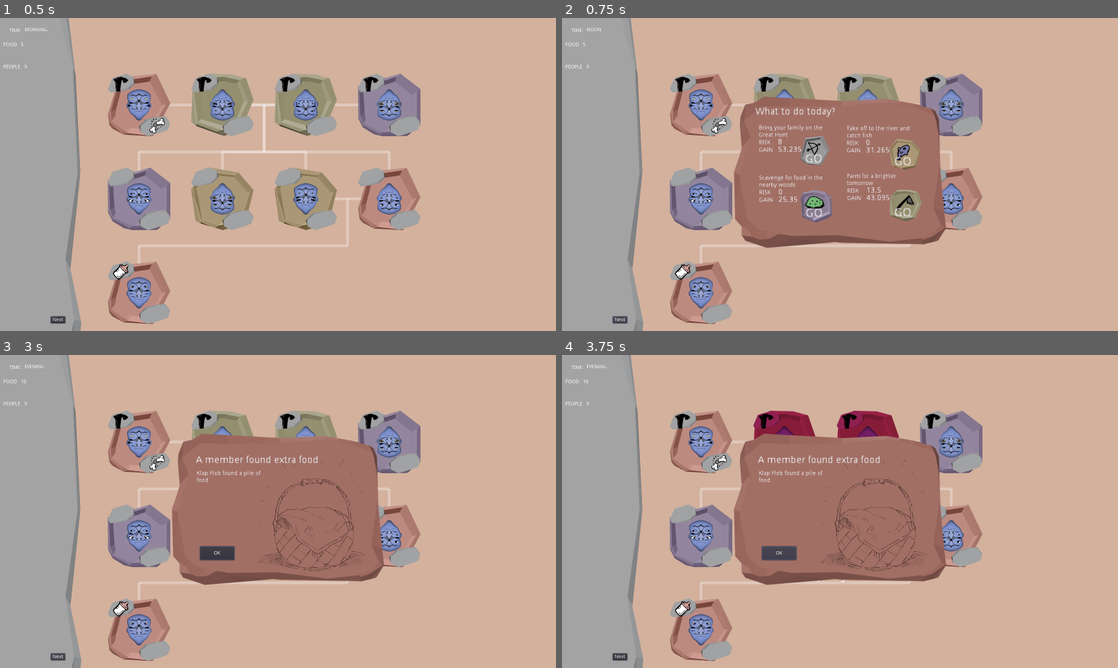
Above: before the commit, frames 1-4 (two rows, left to right).
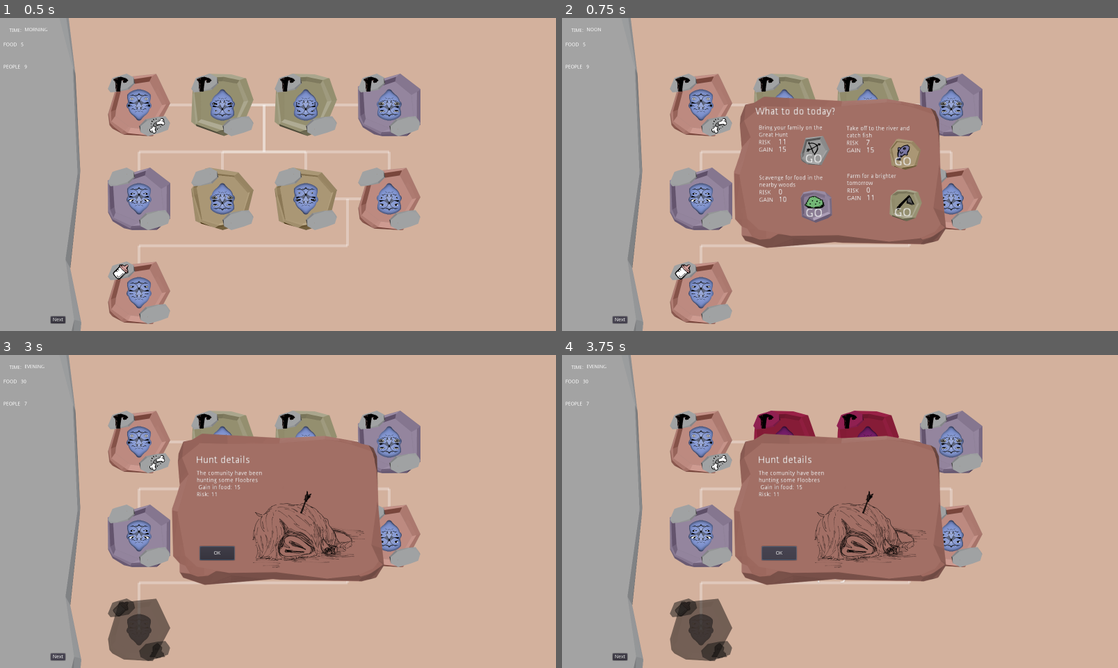
Above: after the commit, the same moments.

Repository: pmoco/GGJ23-FlipFlop_Gene
Game: Godot game, scene res://scenes/test.tscn
Two runs of this game, one before a commit and one after it. Both use one fixed random seed, a clock stepped at 60 frames per second and the inputs below.
Inputs:
- Up to frame 1 (0.5 s): no input
- Up to frame 2 (0.75 s): click "Next" at 0.5 s
- Up to frame 3 (3 s): click "Next" at 1.25 s; click "GO" at 2 s; click "Next" at 2.75 s
- Up to frame 4 (3.75 s): click "OK" at 3.5 s

Frame 1 is identical in both runs. In frame 2, 0.2% of the frame differs, in the area x 38-59%, y 38-59%; in frame 3, 3.5%, in the area x 3-66%, y 7-98%; in frame 4, 3.5%.

Commit message:
Adding the Evening State

Diff:
--- a/scenes/EventWindow.gd
+++ b/scenes/EventWindow.gd
@@ -6,7 +6,7 @@
 # var a = 2
 # var b = "text"
 
-func open(title="", description="", photoPath = "", _scene = null ) :
+func open(title="", description="", photoPath = "") :
 
 
 	find_node("Title").text = title
--- a/scripts/states/Evening.gd
+++ b/scripts/states/Evening.gd
@@ -8,20 +8,46 @@
 	nameState = "EVENING"
 	nextState = null
 
+var rng = RandomNumberGenerator.new()
 
 func run(scene) ->void :
 	var flag
 	print("am Running %s"  % nameState)
-	var event  =  scene.eventManager.getDayEvent(scene)
 
-	print(event.eventName)
+	var people =  scene.graph_holder.get_alive_characters()
+	var event =null
+
+	for p in people :
+		rng.randomize()
+		var rdm = rng.randf_range(0.0, 100.0)
+		if rdm < 10 :
+			 event  =  scene.eventManager.getDayEvent(scene)
+		elif rdm>100-scene.risk:
+			event = scene.eventManager.getBadEvent(scene)
+		if event :
+			flag = event.triggerEvent( scene)
+			if flag == 0:
+				var eventWindow = scene.EventWindow
+				eventWindow.open(event.title , event.text, event.photoPath)
 
 
-	flag = event.triggerEvent( scene)
-	if flag == 0:
-		var eventWindow = scene.EventWindow
-		eventWindow.open(event.title , event.text, event.photoPath)
-
+	endEvent(scene)
 # Called every frame. 'delta' is the elapsed time since the previous frame.
 #func _process(delta):
 #	pass
+
+func endEvent(scene):
+	var event = null
+	match (scene.action) :
+		"HUNT":
+			event = scene.eventManager.getHuntEvent(scene)
+		"SCAV":
+			event = scene.eventManager.getScavengeEvent(scene)
+		"FISH":
+			event = scene.eventManager.getFishingEvent(scene)
+		"FARM":
+			event = scene.eventManager.getFarmingEvent(scene)
+
+	if event :
+		event.triggerEvent(scene)
+		scene.EventWindow.open(event.title , event.text, event.photoPath)
--- a/scripts/states/Morning.gd
+++ b/scripts/states/Morning.gd
@@ -22,7 +22,7 @@
 	flag = event.triggerEvent( scene)
 	if flag == 0:
 		var eventWindow = scene.EventWindow
-		eventWindow.open(event.title , event.text, event.photoPath, scene)
+		eventWindow.open(event.title , event.text, event.photoPath)
 
 	scene.set_window_open(true)
 	# 	var event = scene.eventManager.GetNightEvent()
--- a/scripts/states/Noon.gd
+++ b/scripts/states/Noon.gd
@@ -34,17 +34,21 @@
 
 	_scene.set_window_open(true)
 
+var rng = RandomNumberGenerator.new()
+
 
 
 func generateTaskRisk( Modifier) :
+	rng.randomize()
 
-	var rdm =  randi() % 10
-	return  Modifier * rdm
+	var rdm = rng.randf_range(0.0, 10.0)
+	return  int(Modifier * rdm )
 
 func generateTaskGain(eficiency,Mod) :
+	rng.randomize()
 
-	var rdm =  randi() % 51
+	var rdm = rng.randf_range(-0.2, .5)
 
-	var m = Mod + (rdm *.01)
+	var m = Mod + rdm
 
-	return (Mod + (rdm * .1 )) * eficiency
+	return int((m) * eficiency)
